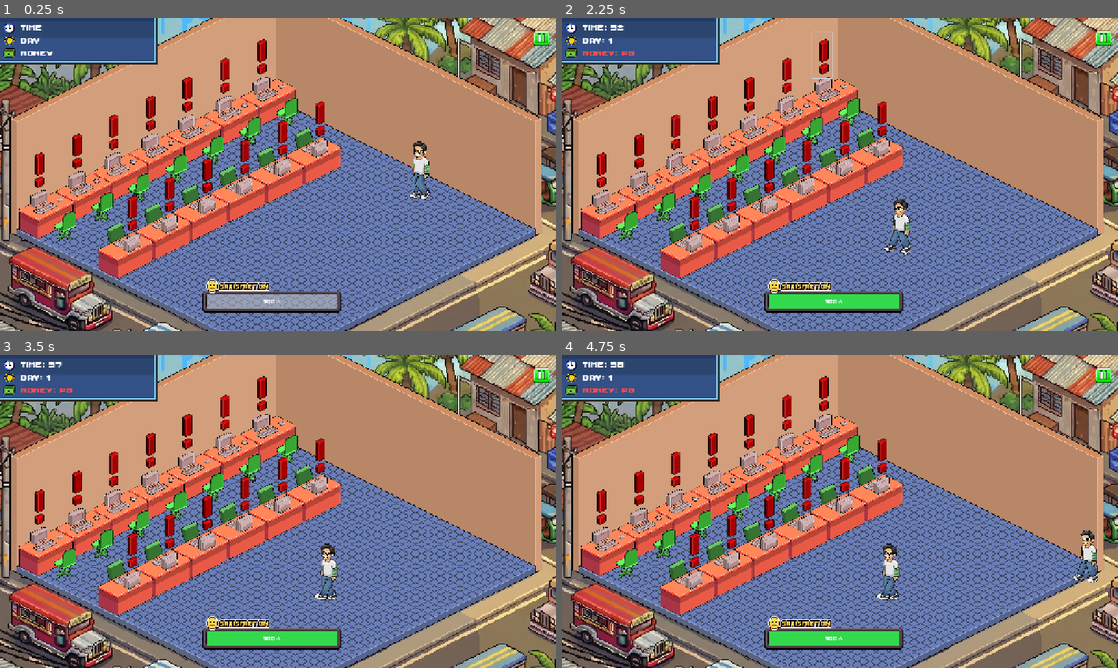
Above: before the commit, frames 1-4 (two rows, left to right).
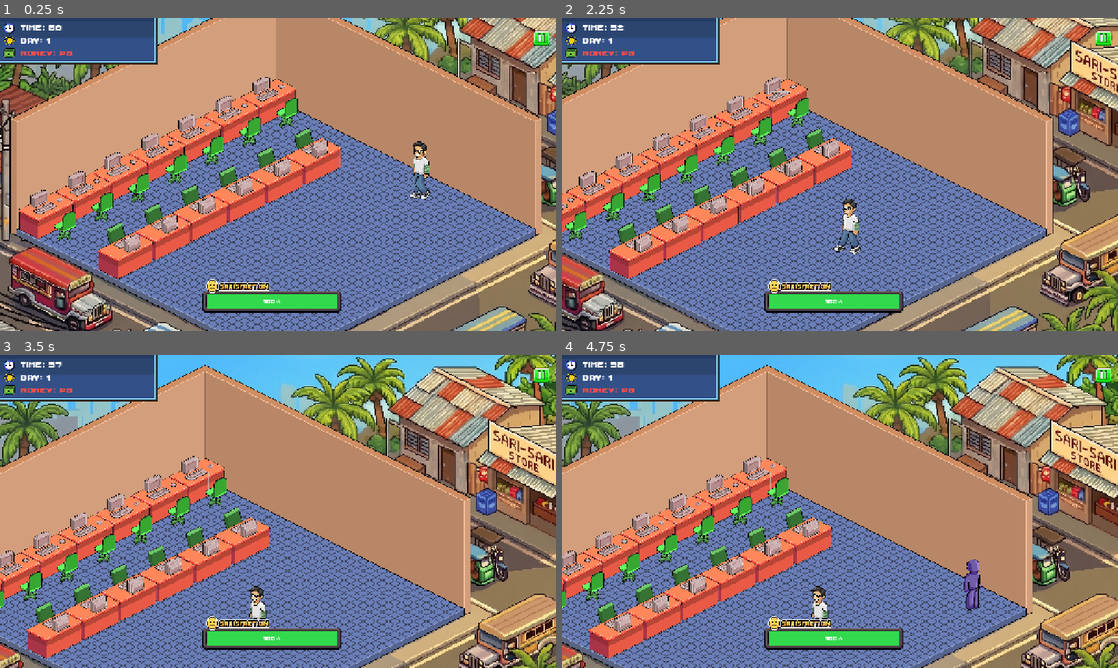
Above: after the commit, the same moments.

Repository: vinnyy-ph/gvd-project-overclocked
Game: Godot game, scene res://core/shop_floor/shop_floor_scrollable.tscn
The game is run twice, just before and just after one commit, with the same random seed, the same clock (stepped at 60 frames per second) and the same inputs. This scene is started directly instead of the project's main scene. Sound files missing from this copy of the repository are replaced by a short silence.
Inputs (mouse positions are in pixels of both pictures, inside the frame that each line leads up to):
- Up to frame 1 (0.25 s): no input
- Up to frame 2 (2.25 s): click (828, 102) at 0.52 s; click (823, 55) at 1.27 s; tap Enter at 2 s; move the mouse to (962, 158) at 2.02 s; hold Right (ui_right) from 2.03 s (still down); click (962, 158) at 2.17 s
- Up to frame 3 (3.5 s): release Right (ui_right) at 2.75 s; drag from (166, 527) to (250, 574) at 2.77 s
- Up to frame 4 (4.75 s): click (784, 411) at 3.52 s; click (745, 430) at 4.27 s

The runs differ from the first frame. In frame 1, 4.7% of the frame differs, in the area x 3-62%, y 2-93%; in frame 2, 60%; in frame 3, 69%; in frame 4, 69%, in the area x 0-100%, y 0-100%.
Error before the commit: Invalid access to property or key 'position' on a base object of type 'null instance'. (res://core/shop_floor/shop_floor_scrollable.gd:112)

Commit message:
Expand shop to 13 slots & update customer visuals
Add new shop floor assets and importer metadata; switch the walking customer scene to a static waiting sprite. Increase GameManager slot limits and expand active_issues/occupied_slots arrays to support 13 stations and persist them on new game. Update customer.gd to use Sprite2D, relax chair typing, add exited signal, and adjust visibility/tween logic. Revamp shop_floor_scrollable.gd to handle 13 desks: resize seat/issue arrays, preload front/back textures, initialize desks and issue buttons dynamically, add _update_desk_texture and signal wiring to keep desk visuals in sync when customers arrive/exit, and improve issue button handling. Adjust WaitingArea position in the shop_floor scene. Overall changes prepare the scene and logic for more stations and simpler customer visuals.

Diff:
--- a/assets/sprites/walking_person.tscn
+++ b/assets/sprites/walking_person.tscn
@@ -1,65 +1,18 @@
 [gd_scene format=3 uid="uid://l87aefkk3ct5"]
 
-[ext_resource type="Texture2D" uid="uid://cqlx8thi523as" path="res://assets/sprites/walking_person.png" id="1_kriu2"]
-[ext_resource type="Script" path="res://core/shop_floor/customer.gd" id="2_customer"]
+[ext_resource type="Texture2D" uid="uid://cw07bd74n6wfj" path="res://assets/images/shop_floor/waitingcustomer.png" id="1_waiting"]
+[ext_resource type="Script" uid="uid://dxcwquqxg4aq4" path="res://core/shop_floor/customer.gd" id="2_customer"]
 
-[sub_resource type="AtlasTexture" id="AtlasTexture_at4k0"]
-atlas = ExtResource("1_kriu2")
-region = Rect2(0, 0, 114, 191)
-
-[sub_resource type="AtlasTexture" id="AtlasTexture_8oxpo"]
-atlas = ExtResource("1_kriu2")
-region = Rect2(114, 0, 114, 191)
-
-[sub_resource type="AtlasTexture" id="AtlasTexture_al1kq"]
-atlas = ExtResource("1_kriu2")
-region = Rect2(228, 0, 114, 191)
-
-[sub_resource type="AtlasTexture" id="AtlasTexture_hsslq"]
-atlas = ExtResource("1_kriu2")
-region = Rect2(342, 0, 114, 191)
-
-[sub_resource type="AtlasTexture" id="AtlasTexture_jkvva"]
-atlas = ExtResource("1_kriu2")
-region = Rect2(456, 0, 114, 191)
-
-[sub_resource type="SpriteFrames" id="SpriteFrames_o7thd"]
-animations = [{
-"frames": [{
-"duration": 1.0,
-"texture": SubResource("AtlasTexture_at4k0")
-}, {
-"duration": 1.0,
-"texture": SubResource("AtlasTexture_8oxpo")
-}, {
-"duration": 1.0,
-"texture": SubResource("AtlasTexture_al1kq")
-}, {
-"duration": 1.0,
-"texture": SubResource("AtlasTexture_hsslq")
-}, {
-"duration": 1.0,
-"texture": SubResource("AtlasTexture_jkvva")
-}],
-"loop": true,
-"name": &"default",
-"speed": 5.0
-}]
-
-[node name="Customer" type="Control" unique_id=1553103883]
+[node name="Customer" type="Control" unique_id=397887288]
 layout_mode = 3
 anchors_preset = 0
 offset_left = -85.0
 offset_top = -250.0
 offset_right = 85.0
 offset_bottom = 35.0
-mouse_filter = 0
 script = ExtResource("2_customer")
 
-[node name="AnimatedSprite2D" type="AnimatedSprite2D" parent="." unique_id=321692675]
-process_mode = 3
-position = Vector2(85, 142)
-scale = Vector2(1.5, 1.5)
-sprite_frames = SubResource("SpriteFrames_o7thd")
-autoplay = "default"
-frame_progress = 0.56539255
+[node name="Sprite2D" type="Sprite2D" parent="." unique_id=265613417]
+position = Vector2(78.99999, 242)
+scale = Vector2(0.55, 0.55)
+texture = ExtResource("1_waiting")
--- a/core/autoloads/game_manager/game_manager.gd
+++ b/core/autoloads/game_manager/game_manager.gd
@@ -42,7 +42,7 @@
 var last_day_expenses: int = 0
 
 func get_unlocked_slots() -> int:
-	return clamp(2 + SaveManager.unlocked_upgrades.get("shop_space", 0), 2, 8)
+	return clamp(2 + SaveManager.unlocked_upgrades.get("shop_space", 0), 2, 13)
 
 func end_day():
 	var unlocked_slots = get_unlocked_slots()
@@ -102,8 +102,8 @@
 var last_satisfaction_change: int = 0
 var in_tutorial: bool = false
 var time_left: int = 60
-var active_issues: Array = ["", "", "", "", "", "", "", ""]
-var occupied_slots: Array = [false, false, false, false, false, false, false, false]
+var active_issues: Array = ["", "", "", "", "", "", "", "", "", "", "", "", ""]
+var occupied_slots: Array = [false, false, false, false, false, false, false, false, false, false, false, false, false]
 var is_tutorial: bool = false
 var tutorial_minigame_index: int = 0
 var tutorial_minigame_done: bool = false
@@ -197,8 +197,8 @@
 	tutorial_minigame_done = false
 	last_money_change = 0
 	last_satisfaction_change = 0
-	active_issues = ["", "", "", "", "", "", "", ""]
-	occupied_slots = [false, false, false, false, false, false, false, false]
+	active_issues = ["", "", "", "", "", "", "", "", "", "", "", "", ""]
+	occupied_slots = [false, false, false, false, false, false, false, false, false, false, false, false, false]
 	persisted_customers = []
 	minigame_deck = []
 	last_minigame = ""
--- a/core/shop_floor/customer.gd
+++ b/core/shop_floor/customer.gd
@@ -7,14 +7,15 @@
 var current_state: State = State.WAITING
 var assigned_pc_index: int = -1
 var target_position: Vector2 = Vector2.ZERO
-var chair_node: TextureRect = null
+var chair_node: Node = null
 
-@onready var sprite = $AnimatedSprite2D
+@onready var sprite = $Sprite2D
 @onready var revenue_timer = Timer.new()
 @onready var session_timer = Timer.new()
 @onready var issue_timer = Timer.new()
 
 signal arrived_at_pc
+signal exited_pc
 
 func _ready():
 	add_child(revenue_timer)
@@ -29,11 +30,10 @@
 	issue_timer.wait_time = randf_range(10.0, 20.0)
 	issue_timer.timeout.connect(_on_issue_timeout)
 
-	sprite.play("default")
 	# Randomize session duration (15 to 40 seconds)
 	session_timer.wait_time = randf_range(15.0, 40.0)
 
-func assign_to_pc(pc_index: int, pos, chair: TextureRect, resume_data: Dictionary = {}):
+func assign_to_pc(pc_index: int, pos, chair: Node, resume_data: Dictionary = {}):
 	if pos == null:
 		pos = global_position # Stay where we are if no valid pos
 
@@ -69,7 +69,7 @@
 
 	# Hide walking sprite and show the sitting placeholder (chair)
 	sprite.visible = false
-	if chair_node:
+	if chair_node is Control:
 		chair_node.visible = true
 
 	revenue_timer.start()
@@ -100,13 +100,14 @@
 	if assigned_pc_index != -1:
 		GameManager.occupied_slots[assigned_pc_index] = false
 		GameManager.active_issues[assigned_pc_index] = ""
+		exited_pc.emit()
 
 	revenue_timer.stop()
 	issue_timer.stop()
 
 	# Show walking sprite again and hide sitting placeholder
 	sprite.visible = true
-	if chair_node:
+	if chair_node is Control:
 		chair_node.visible = false
 
 	var exit_pos = global_position + Vector2(1200, 200) # Default fallback
@@ -114,7 +115,6 @@
 	if get_parent() and get_parent().has_node("../ExitPoint"):
 		exit_pos = get_parent().get_node("../ExitPoint").global_position
 
-	sprite.play("default")
 	var tween = create_tween()
 	tween.tween_property(self, "global_position", exit_pos, 2.5).set_trans(Tween.TRANS_SINE)
 	tween.finished.connect(func(): queue_free())
--- a/core/shop_floor/shop_floor_scrollable.gd
+++ b/core/shop_floor/shop_floor_scrollable.gd
@@ -8,16 +8,7 @@
 
 @export var every_pc_unlocked: bool = true
 
-@onready var issue_buttons = [
-	$World/Background/IssueButton2, # Slot 0
-	$World/Background/IssueButton3, # Slot 1
-	$World/Background/IssueButton4, # Slot 2
-	$World/Background/IssueButton1, # Slot 3
-	$World/Background/IssueButton6, # Slot 4
-	$World/Background/IssueButton7, # Slot 5
-	$World/Background/IssueButton8, # Slot 6
-	$World/Background/IssueButton5  # Slot 7
-]
+@onready var issue_buttons: Array = []
 
 var scroll_speed: float = 900.0
 var dragging: bool = false
@@ -34,10 +25,16 @@
 var selected_customer: Customer = null
 signal customer_selected(customer)
 
-# Map slots to their chair placeholder nodes
+# Map slots to their desk nodes and positions
 var seat_nodes: Array = []
 var seat_positions: Array = []
 var issue_labels: Array = []
+
+# Texture constants
+const EMPTY_7 = preload("res://assets/images/shop_floor/empty_slot.png")
+const OCCUPIED_7 = preload("res://assets/images/shop_floor/occupied_slot.png")
+const EMPTY_13 = preload("res://assets/images/shop_floor/empty_slot_front.png")
+const OCCUPIED_13 = preload("res://assets/images/shop_floor/occupied_slot_front.png")
 
 func _ready():
 	AudioManager.play_bgm("shop")
@@ -53,71 +50,60 @@
 	satisfaction_bar.value = GameManager.satisfaction
 	satisfaction_bar.custom_minimum_size = Vector2(300, 24)
 
-	var unlocked_slots = 8 if every_pc_unlocked else GameManager.get_unlocked_slots()
-
-	# Explicit mapping of logical slots to desk sprite numbers in the scene
-	var slot_to_desks = {
-		0: [1, 2],
-		1: [3, 4],
-		2: [5, 6],
-		3: [7, 8],
-		4: [9, 14],
-		5: [10, 15],
-		6: [11, 16],
-		7: [12, 13]
-	}
-
-	# Explicit mapping of logical slots to chair placeholder nodes (TextureRects)
-	var slot_to_chair_names = {
-		0: "TextureRect2",
-		1: "TextureRect3",
-		2: "TextureRect4",
-		3: "TextureRect",
-		4: "TextureRect8",
-		5: "TextureRect7",
-		6: "TextureRect6",
-		7: "TextureRect5"
-	}
-
-	seat_nodes.resize(8)
-	seat_positions.resize(8)
-	issue_labels.resize(8)
-
-	# Sync visual modulation and setup target positions
-	for slot_idx in range(8):
+	var num_slots = 13
+	var unlocked_slots = num_slots if every_pc_unlocked else GameManager.get_unlocked_slots()
+
+	seat_nodes.resize(num_slots)
+	seat_positions.resize(num_slots)
+	issue_labels.resize(num_slots)
+	issue_buttons.resize(num_slots)
+	base_positions.resize(num_slots)
+
+	# Setup desks and issue buttons
+	for slot_idx in range(num_slots):
+		var desk_num = slot_idx + 1
 		var is_unlocked = slot_idx < unlocked_slots
 		var modulate_color = Color.WHITE if is_unlocked else Color(0.2, 0.2, 0.2)
 
-		# Desk visuals
-		for desk_num in slot_to_desks[slot_idx]:
-			var desk_node = get_node_or_null("World/Background/Desk" + str(desk_num))
-			if desk_node:
-				desk_node.modulate = modulate_color
-				if is_unlocked:
-					_setup_desk_click(desk_node, slot_idx)
-
-		# Seat positions and nodes
-		var chair_name = slot_to_chair_names[slot_idx]
-		var chair_node = get_node_or_null("World/Background/" + chair_name)
-		if chair_node:
-			chair_node.visible = false
-			seat_nodes[slot_idx] = chair_node
-			seat_positions[slot_idx] = chair_node.global_position + (chair_node.size / 2.0)
+		var desk_node = get_node_or_null("World/Background/Desk" + str(desk_num))
+		if desk_node:
+			desk_node.modulate = modulate_color
+			seat_nodes[slot_idx] = desk_node
+			seat_positions[slot_idx] = desk_node.global_position
+
+			if is_unlocked:
+				_setup_desk_click(desk_node, slot_idx)
+
+			var btn = desk_node.get_node_or_null("Desk" + str(desk_num) + "IssueButton")
+			if btn:
+				issue_buttons[slot_idx] = btn
+				base_positions[slot_idx] = btn.position
+				btn.pivot_offset = btn.size / 2.0
+				btn.visible = GameManager.active_issues[slot_idx] != ""
+				if not btn.pressed.is_connected(_on_issue_clicked):
+					btn.pressed.connect(_on_issue_clicked.bind(slot_idx))
 
 		# Setup issue labels
 		_setup_issue_label(slot_idx)
 
-	for i in range(issue_buttons.size()):
-		var btn = issue_buttons[i]
-		base_positions.append(btn.position)
-		btn.pivot_offset = btn.size / 2.0
-		btn.visible = GameManager.active_issues[i] != ""
-		if not btn.pressed.is_connected(_on_issue_clicked):
-			btn.pressed.connect(_on_issue_clicked.bind(i))
+		# Initial visual state
+		_update_desk_texture(slot_idx)
 
 	# --- RESTORE PERSISTED CUSTOMERS ---
 	_restore_customers()
 	update_hud()
+
+func _update_desk_texture(slot_idx: int):
+	var desk = seat_nodes[slot_idx]
+	if not desk: return
+
+	var desk_num = slot_idx + 1
+	var is_occupied = GameManager.occupied_slots[slot_idx]
+
+	if desk_num <= 7:
+		desk.texture = OCCUPIED_7 if is_occupied else EMPTY_7
+	else:
+		desk.texture = OCCUPIED_13 if is_occupied else EMPTY_13
 
 func _setup_issue_label(slot_idx: int):
 	var label = Label.new()
@@ -128,7 +114,7 @@
 	# Load theme font
 	var font = load("res://assets/fonts/ThaleahFat.ttf")
 	label.add_theme_font_override("font", font)
-	label.add_theme_font_size_override("font_size", 48) # Increased font size
+	label.add_theme_font_size_override("font_size", 48)
 	label.add_theme_color_override("font_outline_color", Color.BLACK)
 	label.add_theme_constant_override("outline_size", 10)
 
@@ -146,7 +132,9 @@
 			customer.global_position = data["pos"]
 		elif data["state"] == Customer.State.USING_PC:
 			var idx = data["pc_index"]
+			_connect_customer_signals(customer, idx)
 			customer.assign_to_pc(idx, seat_positions[idx], seat_nodes[idx], data)
+			_update_desk_texture(idx)
 
 	GameManager.persisted_customers.clear()
 
@@ -169,11 +157,19 @@
 	if selected_customer != null:
 		if not GameManager.occupied_slots[slot_idx]:
 			var target_pos = seat_positions[slot_idx]
-			var chair = seat_nodes[slot_idx]
-			selected_customer.assign_to_pc(slot_idx, target_pos, chair)
+			var desk = seat_nodes[slot_idx]
+
+			_connect_customer_signals(selected_customer, slot_idx)
+			selected_customer.assign_to_pc(slot_idx, target_pos, desk)
 			_deselect_customer()
 		else:
 			_show_station_occupied_feedback(slot_idx)
+
+func _connect_customer_signals(customer: Customer, slot_idx: int):
+	if not customer.arrived_at_pc.is_connected(_update_desk_texture):
+		customer.arrived_at_pc.connect(_update_desk_texture.bind(slot_idx))
+	if not customer.exited_pc.is_connected(_update_desk_texture):
+		customer.exited_pc.connect(_update_desk_texture.bind(slot_idx))
 
 func _show_station_occupied_feedback(slot_idx: int):
 	var label = Label.new()
@@ -212,9 +208,11 @@
 func _process(delta):
 	float_time += delta
 	for i in range(issue_buttons.size()):
+		var btn = issue_buttons[i]
+		if not btn: continue
+
 		var issue_path = GameManager.active_issues[i]
 		if issue_path != "":
-			var btn = issue_buttons[i]
 			btn.visible = true
 			btn.position.y = base_positions[i].y + (sin(float_time * 4.0 + i) * 8.0)
 
@@ -222,10 +220,10 @@
 			label.show()
 			label.text = GameManager.get_issue_title(issue_path)
 			# Center the label relative to the button and move it closer
-			var label_x_offset = -150 # Adjust based on average label width
+			var label_x_offset = -150
 			label.global_position = btn.global_position + Vector2(label_x_offset, -45)
 		else:
-			issue_buttons[i].visible = false
+			btn.visible = false
 			if issue_labels[i]: issue_labels[i].hide()
 
 	handle_keyboard_scroll(delta)
@@ -293,7 +291,6 @@
 	day_label.text = "Day: " + str(GameManager.day)
 	money_label.text = "Money: P" + str(GameManager.money)
 
-	# Color-code money: Red if 0 or negative
 	if GameManager.money <= 0:
 		money_label.add_theme_color_override("font_color", Color(1, 0.3, 0.3))
 	else:
--- a/core/shop_floor/shop_floor_scrollable.tscn
+++ b/core/shop_floor/shop_floor_scrollable.tscn
@@ -214,7 +214,7 @@
 [node name="CustomerContainer" type="Node2D" parent="World/Background" unique_id=1968303627]
 
 [node name="WaitingArea" type="Marker2D" parent="World/Background" unique_id=12243615]
-position = Vector2(1157.1428, 95.71429)
+position = Vector2(948.5714, -87.14285)
 
 [node name="ExitPoint" type="Marker2D" parent="World/Background" unique_id=1758434083]
 position = Vector2(800, 300)
Binary file changed: assets/images/shop_floor/empty_slot_front.png
Binary file changed: assets/images/shop_floor/occupied_slot.png
Not shown, added: assets/images/shop_floor/occupied_slot.png.import
Binary file changed: assets/images/shop_floor/occupied_slot_front.png
Not shown, added: assets/images/shop_floor/occupied_slot_front.png.import
Binary file added: assets/images/shop_floor/waitingcustomer.png
Not shown, added: assets/images/shop_floor/waitingcustomer.png.import
